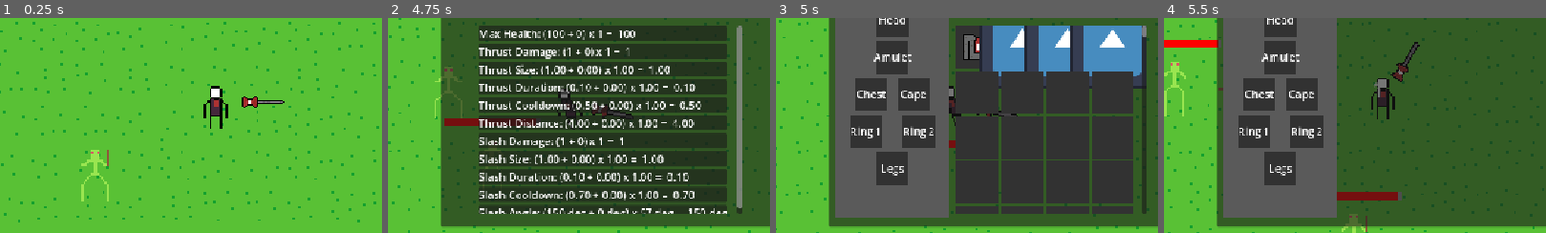
Above: before the commit, frames 1-4 (left to right).
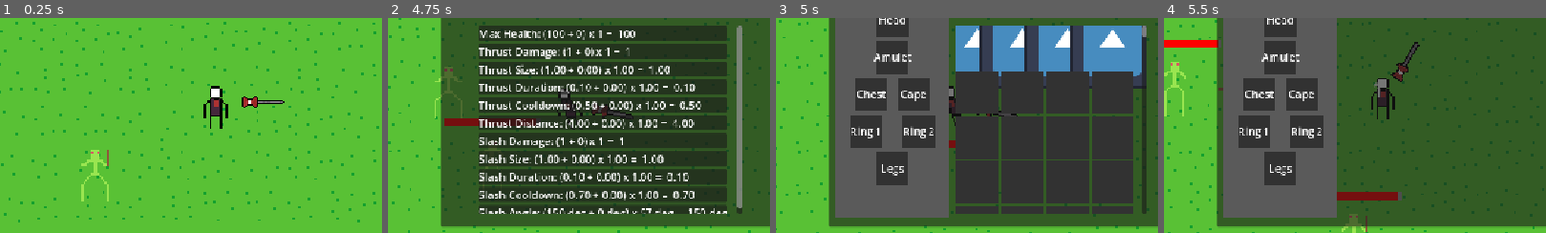
Above: after the commit, the same moments.

Repository: LavaWander/Slesh
Game: Godot game, scene res://main.tscn
Same seed, same stepped clock (60 frames per second), same inputs: the game is played once before the commit and once after it. The engine's default icon, where the game draws it, is replaced by a stand-in: a white triangle on a blue panel in a dark square.
Inputs (mouse positions are % of the whole screen's width and height, from its top left):
- Up to frame 1 (0.25 s): no input
- Up to frame 2 (4.75 s): move the mouse to (72, 45) at 0.52 s; hold D (move_right) 0.53-1.28 s; hold Right mouse button (attack_slash) 0.53-1.28 s; click (72, 45) at 0.67 s; move the mouse to (30, 55) at 1.27 s; hold S (move_down) 1.28-2.03 s; click (30, 55) at 1.35 s; move the mouse to (60, 28) at 2.02 s; hold D (move_right) 2.03-2.78 s; hold Shift (run) 2.03-2.78 s; click (60, 28) at 2.17 s; move the mouse to (45, 70) at 2.77 s; hold W (move_up) 2.78-3.5 s; tap C (stats_toggle) at 2.85 s; click (45, 70) at 2.92 s; click (50, 27) at 3.52 s; type "12" at 3.6 s; move the mouse to (80, 65) at 4.27 s; hold A (move_left) from 4.28 s (still down); hold Right mouse button (attack_slash) from 4.28 s (still down); click (80, 65) at 4.42 s
- Up to frame 3 (5 s): keep holding A (move_left); keep holding Right mouse button (attack_slash); tap E (inventory_toggle) at 4.9 s
- Up to frame 4 (5.5 s): release A (move_left) at 5 s; release Right mouse button (attack_slash) at 5 s; click (57, 27) at 5.02 s; type "12" at 5.1 s
The pictures show only the part of the screen within x 21-71%, y 30-80%; the shares and areas given below are measured in that part.

Frames 1-2 are identical in both runs. In frame 3, 1.3% of the frame differs, in the area x 47-54%, y 3-25%; in frame 4, nothing differs.

Commit message:
Add loot notifications

Diff:
--- a/Game/components/inventory_component.gd
+++ b/Game/components/inventory_component.gd
@@ -2,6 +2,8 @@
 class_name InventoryComponent
 
 signal inventory_changed
+signal item_added(item: ItemData, amount: int, source: StringName, enemy_name: String)
+
 
 @export var max_slots: int = 24
 
@@ -17,27 +19,57 @@
 		slots.append(InventorySlot.new())
 
 
-func add_item(item_data: ItemData, amount: int = 1) -> bool:
+func add_item(
+	item_data: ItemData,
+	amount: int = 1,
+	source: StringName = &"unknown",
+	enemy_name: String = ""
+) -> bool:
 	if item_data == null or amount <= 0:
 		return false
 
 	_ensure_slot_count()
 
-	var remaining: int = amount
+	var remaining := amount
+	var added_amount := 0
 
-	# fill existing stacks first
 	if item_data.max_stack > 1:
 		for slot in slots:
 			if slot.item == item_data and slot.quantity < item_data.max_stack:
 				var space: int = item_data.max_stack - slot.quantity
 				var to_add: int = min(space, remaining)
+				if to_add <= 0:
+					continue
+
 				slot.quantity += to_add
 				remaining -= to_add
+				added_amount += to_add
 
 				if remaining <= 0:
-					inventory_changed.emit()
-					print("Added item!")
-					return true
+					break
+
+	for slot in slots:
+		if remaining <= 0:
+			break
+
+		if slot.is_empty():
+			slot.item = item_data
+
+			var to_add := 1
+			if item_data.max_stack > 1:
+				to_add = min(item_data.max_stack, remaining)
+
+			slot.quantity = to_add
+			remaining -= to_add
+			added_amount += to_add
+
+	if added_amount > 0:
+		inventory_changed.emit()
+		item_added.emit(item_data, added_amount, source, enemy_name)
+
+	return remaining <= 0
+
+
 
 	# use empty slots
 	for slot in slots:
@@ -54,7 +86,6 @@
 
 			if remaining <= 0:
 				inventory_changed.emit()
-				print("Added item!")
 				return true
 
 	inventory_changed.emit()
--- a/Game/components/loot_component.gd
+++ b/Game/components/loot_component.gd
@@ -25,7 +25,16 @@
 		var max_qty: int = maxi(drop.max_quantity, min_qty)
 		var quantity := rng.randi_range(min_qty, max_qty)
 
-		inventory.add_item(drop.item, quantity)
+		var owner_name := "Enemy"
+		var drop_owner := get_parent()
+
+		if drop_owner != null:
+			if "display_name" in drop_owner:
+				owner_name = String(drop_owner.display_name)
+			else:
+				owner_name = drop_owner.name
+
+		inventory.add_item(drop.item, quantity, &"loot", owner_name)
 
 func _find_inventory(node: Node) -> InventoryComponent:
 	if node == null:
--- a/Game/enemies/grasshopper/grasshopper.tscn
+++ b/Game/enemies/grasshopper/grasshopper.tscn
@@ -6,7 +6,8 @@
 [ext_resource type="Script" uid="uid://d33y34jivyra6" path="res://components/health_component.gd" id="4_qdam4"]
 [ext_resource type="Script" uid="uid://bxxp0v2ydw1hw" path="res://components/loot_component.gd" id="5_jxvcj"]
 [ext_resource type="Script" uid="uid://c6c28rk37ssje" path="res://loot/loot_drop.gd" id="6_hvhyi"]
-[ext_resource type="Resource" uid="uid://bswng6wpisei0" path="res://items/godot_armor.tres" id="7_71nv0"]
+[ext_resource type="Resource" uid="uid://bswng6wpisei0" path="res://items/business_armor.tres" id="7_71nv0"]
+[ext_resource type="Resource" uid="uid://m5vchlmsmbvh" path="res://items/ring1.tres" id="8_hvhyi"]
 
 [sub_resource type="AtlasTexture" id="AtlasTexture_rnwss"]
 atlas = ExtResource("2_dx3hb")
@@ -81,6 +82,11 @@
 item = ExtResource("7_71nv0")
 metadata/_custom_type_script = "uid://c6c28rk37ssje"
 
+[sub_resource type="Resource" id="Resource_71nv0"]
+script = ExtResource("6_hvhyi")
+item = ExtResource("8_hvhyi")
+metadata/_custom_type_script = "uid://c6c28rk37ssje"
+
 [node name="Grasshopper" type="CharacterBody2D" unique_id=913070177]
 script = ExtResource("1_06r7w")
 throw_stick_config = ExtResource("2_rnwss")
@@ -100,4 +106,4 @@
 
 [node name="LootComponent" type="Node" parent="." unique_id=1309368297]
 script = ExtResource("5_jxvcj")
-drops = Array[ExtResource("6_hvhyi")]([SubResource("Resource_rkm3u")])
+drops = Array[ExtResource("6_hvhyi")]([SubResource("Resource_rkm3u"), SubResource("Resource_71nv0")])
--- a/Game/player/player.gd
+++ b/Game/player/player.gd
@@ -43,8 +43,8 @@
 @onready var equipment: EquipmentComponent = $EquipmentComponent
 @onready var stats: StatsComponent = $StatsComponent
 var starter_items := [
-	&"business_armor",
-	#&"godot_armor",
+	#&"business_armor",
+	&"godot_armor",
 	&"ring1",
 	&"ring2",
 	&"ring3",
@@ -54,7 +54,7 @@
 	for item_id in starter_items:
 		var item := ItemDatabase.get_item(item_id)
 		if item != null:
-			inventory.add_item(item, 1)
+			inventory.add_item(item, 1, &"starter", "")
 
 	_spawn_world_ui()
 	add_to_group("player")
--- /dev/null
+++ b/Game/ui/common/loot_notification.gd
@@ -0,0 +1,25 @@
+extends Control
+class_name LootNotification
+
+@onready var icon: TextureRect = $Icon
+@onready var text_label: Label = $TextLabel
+
+@export var lifetime: float = 2.0
+
+func _ready() -> void:
+	mouse_filter = Control.MOUSE_FILTER_IGNORE
+
+func show_notification(enemy_name: String, item: ItemData, amount: int) -> void:
+	if item == null or amount <= 0:
+		queue_free()
+		return
+
+	var item_name := item.display_name
+	if item_name.is_empty():
+		item_name = String(item.item_id)
+
+	icon.texture = item.icon
+	text_label.text = "%s dropped x%d %s" % [enemy_name, amount, item_name]
+
+	var timer := get_tree().create_timer(lifetime)
+	timer.timeout.connect(queue_free)
--- /dev/null
+++ b/Game/ui/common/loot_notification.tscn
@@ -0,0 +1,42 @@
+[gd_scene format=3 uid="uid://y171jhnhl2o6"]
+
+[ext_resource type="Script" uid="uid://dfhuw8efa5h3h" path="res://ui/common/loot_notification.gd" id="1_rux14"]
+
+[node name="LootNotification" type="Control" unique_id=1276987558]
+custom_minimum_size = Vector2(0, 96)
+layout_mode = 3
+anchors_preset = 0
+offset_bottom = 0.09600067
+size_flags_horizontal = 3
+script = ExtResource("1_rux14")
+
+[node name="ColorRect" type="ColorRect" parent="." unique_id=1058323059]
+layout_mode = 1
+anchors_preset = 15
+anchor_right = 1.0
+anchor_bottom = 1.0
+grow_horizontal = 2
+grow_vertical = 2
+mouse_filter = 2
+color = Color(0.16565639, 0.16565642, 0.16565636, 1)
+
+[node name="Icon" type="TextureRect" parent="." unique_id=235011527]
+custom_minimum_size = Vector2(64, 64)
+layout_mode = 1
+offset_left = 16.0
+offset_top = 16.0
+offset_right = 80.0
+offset_bottom = 80.0
+mouse_filter = 2
+
+[node name="TextLabel" type="Label" parent="." unique_id=622992083]
+layout_mode = 1
+anchors_preset = -1
+anchor_right = 1.0
+anchor_bottom = 1.0
+offset_left = 96.0
+offset_top = 16.0
+offset_right = -16.0
+offset_bottom = -16.0
+vertical_alignment = 1
+autowrap_mode = 3
--- a/Game/ui/hud/hud.gd
+++ b/Game/ui/hud/hud.gd
@@ -5,6 +5,8 @@
 signal inventory_toggle_requested
 signal inventory_exit_requested
 signal stats_toggle_requested
+
+const LOOT_NOTIFICATION_SCENE := preload("res://ui/common/loot_notification.tscn")
 
 @onready var health_label: Label = $HealthUI/HealthLabel
 @onready var health_bar: ProgressBar = $HealthUI/HealthBar
@@ -16,6 +18,10 @@
 @onready var enemy_name_label: Label = $LastHitEnemyUI/VBoxContainer/EnemyNameLabel
 @onready var enemy_health_label: Label = $LastHitEnemyUI/VBoxContainer/EnemyHealthLabel
 
+@onready var loot_notifications: VBoxContainer = $LootNotificationsUI/LootNotifications
+
+var inventory: InventoryComponent = null
+
 var tracked_enemy: Node = null
 var tracked_enemy_health: HealthComponent = null
 
@@ -27,6 +33,7 @@
 	_find_player()
 	_connect_last_hit_signal()
 	_connect_health()
+	_connect_inventory()
 	_refresh_health_display()
 
 	last_hit_enemy_ui.visible = false
@@ -66,6 +73,27 @@
 
 	if not health.health_changed.is_connected(_on_health_changed):
 		health.health_changed.connect(_on_health_changed)
+
+func _connect_inventory() -> void:
+	if player == null:
+		return
+
+	inventory = player.get_node_or_null("InventoryComponent") as InventoryComponent
+	if inventory == null:
+		push_warning("HUD could not find player's InventoryComponent.")
+		return
+
+	if not inventory.item_added.is_connected(_on_item_added):
+		inventory.item_added.connect(_on_item_added)
+
+
+func _on_item_added(item: ItemData, amount: int, source: StringName, enemy_name: String) -> void:
+	if source != &"loot":
+		return
+
+	var notification := LOOT_NOTIFICATION_SCENE.instantiate() as LootNotification
+	loot_notifications.add_child(notification)
+	notification.show_notification(enemy_name, item, amount)
 
 
 func _on_health_changed(current: int, max_health: int) -> void:
--- a/Game/ui/hud/hud.tscn
+++ b/Game/ui/hud/hud.tscn
@@ -157,3 +157,24 @@
 text = "0 / 0"
 horizontal_alignment = 1
 vertical_alignment = 1
+
+[node name="LootNotificationsUI" type="Control" parent="." unique_id=254851206]
+clip_contents = true
+layout_mode = 1
+anchor_left = 0.66
+anchor_top = 0.48
+anchor_right = 0.985
+anchor_bottom = 0.95
+offset_top = -311.03998
+grow_horizontal = 2
+grow_vertical = 2
+
+[node name="LootNotifications" type="VBoxContainer" parent="LootNotificationsUI" unique_id=1663294544]
+layout_mode = 1
+anchors_preset = 15
+anchor_right = 1.0
+anchor_bottom = 1.0
+grow_horizontal = 2
+grow_vertical = 2
+theme_override_constants/separation = 8
+alignment = 2
Not shown: 1 places in Game/items/business_armor.tres that only renumber resources
Not shown: 1 places in Game/items/godot_armor.tres that only renumber resources
Not shown, added: Game/ui/common/loot_notification.gd.uid
Not shown, changed: Notes.txt
